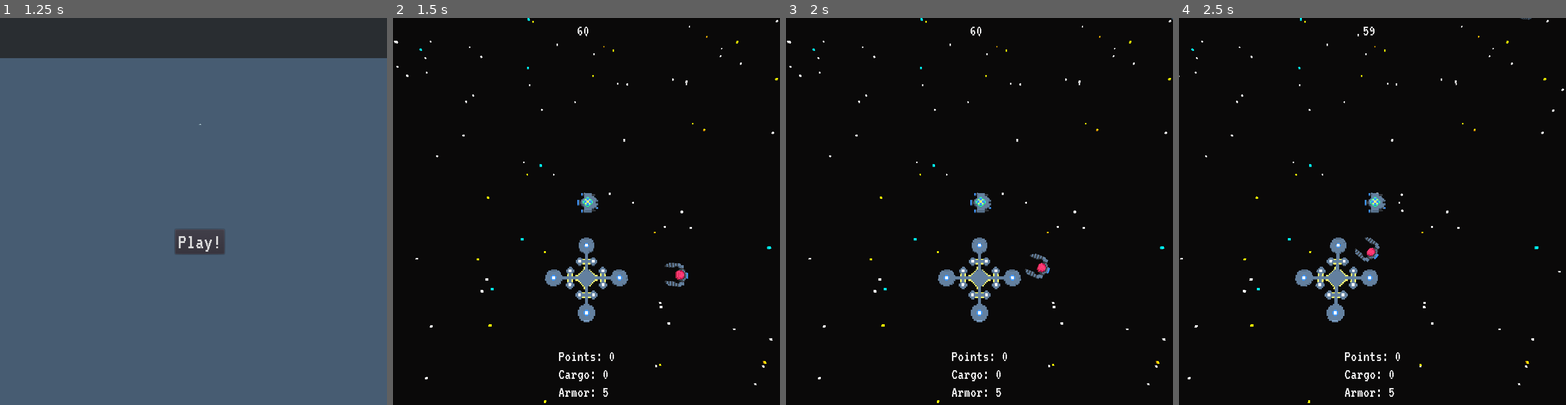
Above: before the commit, frames 1-4 (left to right).
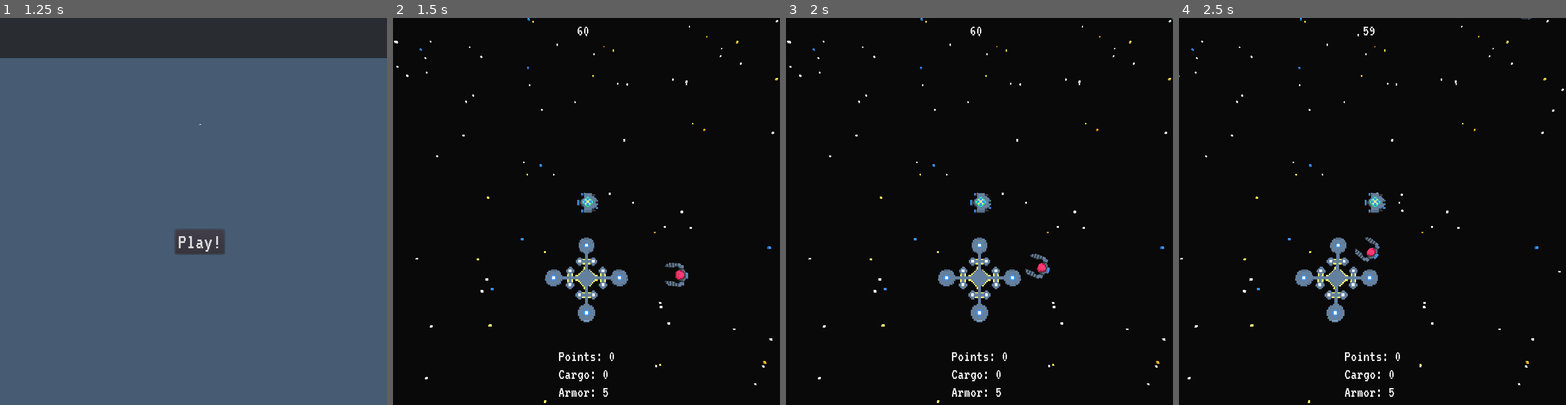
Above: after the commit, the same moments.

Repository: the-g-force/2022-January
Game: Godot game, scene res://Intro/MainMenu.tscn
Same seed, same stepped clock (60 frames per second), same inputs: the game is played once before the commit and once after it.
Inputs (mouse positions are in pixels of both pictures, inside the frame that each line leads up to):
- Up to frame 1 (1.25 s): click "Play!" at 0.5 s
- Up to frame 2 (1.5 s): click "Play!" at 1.25 s
- Up to frame 3 (2 s): no input
- Up to frame 4 (2.5 s): move the mouse to (1457, 192) at 2.02 s; hold D (move_right) from 2.03 s (still down); tap Space (fire) at 2.1 s; click (1457, 192) at 2.17 s

Frame 1 is identical in both runs. In frame 2, less than 0.1% of the frame differs, in the area x 6-100%, y 0-100%; in frame 3, less than 0.1%; in frame 4, less than 0.1%.

Commit message:
Make star colors match rest of pallete

Diff:
--- a/project/World/Starfield.gd
+++ b/project/World/Starfield.gd
@@ -27,12 +27,12 @@
 		var star_color := Color.white
 		match star_color_index:
 			0:
-				star_color = Color.aqua
+				star_color = Color("2C6DC1")
 				star_size += 1
 			1:
-				star_color = Color.yellow
+				star_color = Color("FFE051")
 			2:
-				star_color = Color.orange
+				star_color = Color("DD871E")
 
 		star_size += randf()-0.3
 
